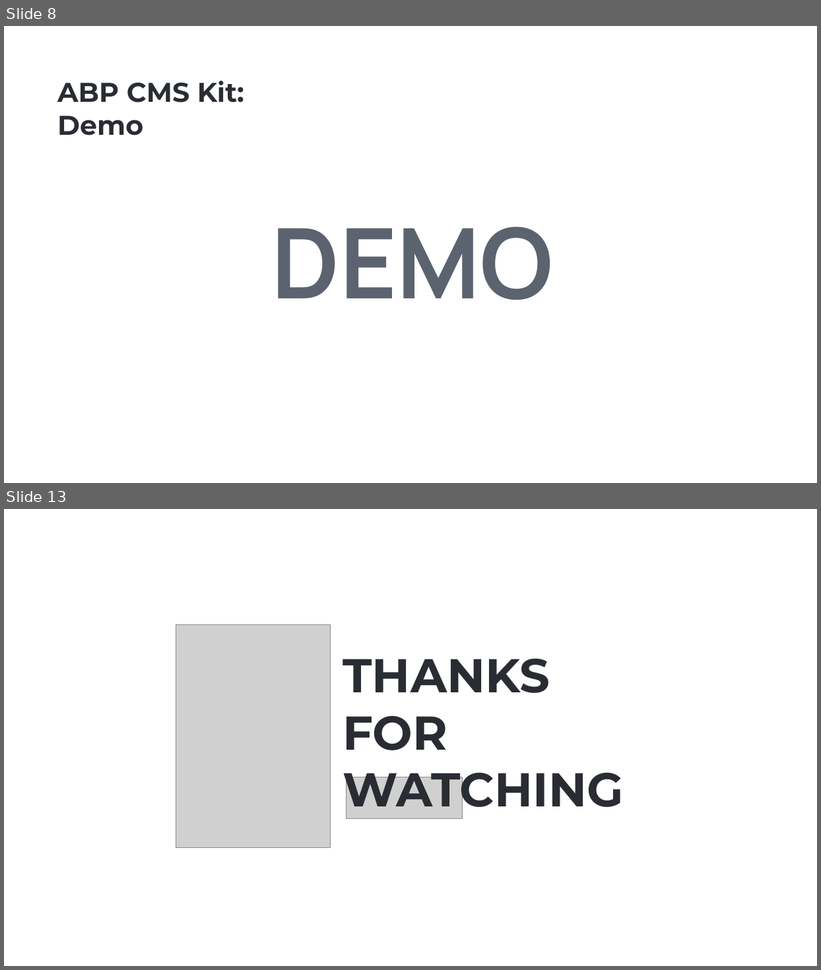
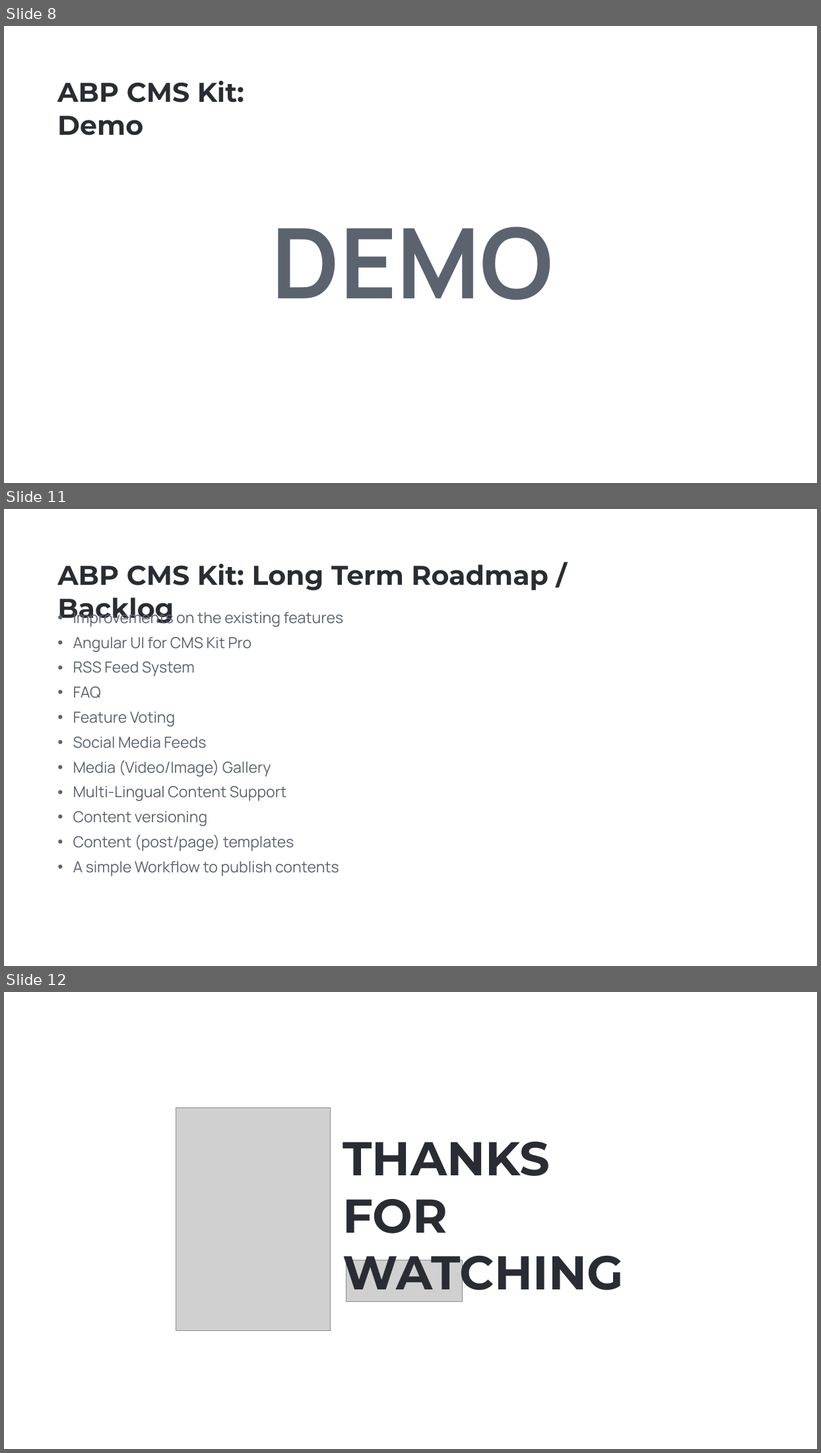
Before and after one commit to hikalkan/presentations, a slide deck: 2023-09-28 ABP CMS Kit/ABP CMS Kit.pptx. Shown one above the other, each under a label of ours: slides 8 and 13 before the commit, slides 8, 11 and 12 after it; the slides between them are not shown. The pictures are 821x970 and 821x1453 pixels, drawn with LibreOffice and Linux fonts; fonts in the diff are those of the drawing; grey boxes stand for pictures; background and template pictures are left out. Boxes give left, top, right and bottom in pixels: in the first picture for what was removed or moved away, otherwise in the second. Text is boxed around its words. In the diff, an @@ line names an element or a change of style, - is before the commit and + after.

```diff
--- a/2023-09-28 ABP CMS Kit/ABP CMS Kit.pptx
+++ b/2023-09-28 ABP CMS Kit/ABP CMS Kit.pptx
@@ slide 11 added at bbox=[4, 509, 817, 966], background picture (left out) @@
@@ text added at bbox=[57, 564, 548, 625], 32 pt, text #292D33, bold @@
+ABP CMS Kit: Long Term Roadmap / Backlog
@@ text added at bbox=[73, 609, 344, 877], 18 pt, text #5B636F @@
+• Improvements on the existing features
+• Angular UI for CMS Kit Pro
+• RSS Feed System
+• FAQ
+• Feature Voting
+• Social Media Feeds
+• Media (Video/Image) Gallery
+• Multi-Lingual Content Support
+• Content versioning
+• Content (post/page) templates
+• A simple Workflow to publish contents
@@ what was slide 13 is now slide 12 @@
```
Also in this commit, not shown: 2 slides changed, 2 other slides added, 4 slides removed.
